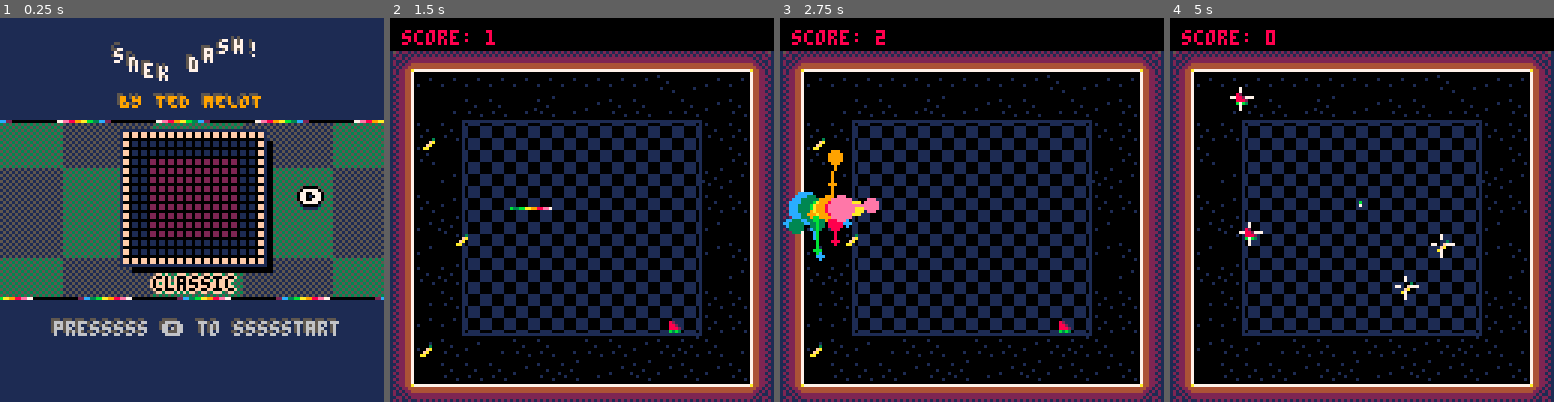
Above: before the commit, frames 1-4 (left to right).
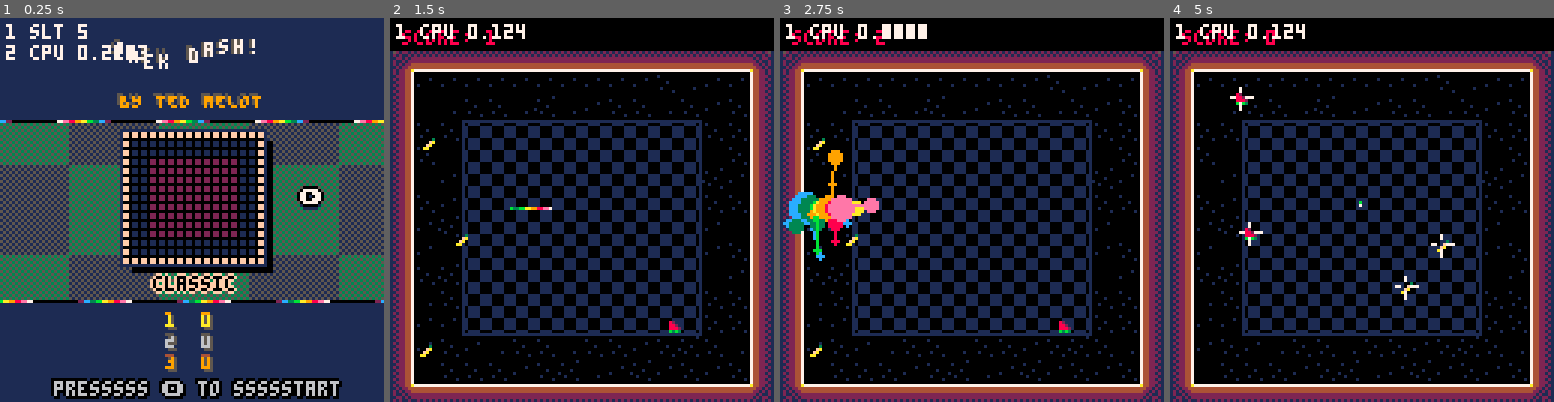
Above: after the commit, the same moments.

Repository: tmelot2/pico-8
Game: PICO-8 cartridge snek-dash.p8
The game is run twice, just before and just after one commit, with the same random seed, the same clock (stepped at 60 frames per second) and the same inputs.
Inputs:
- Up to frame 1 (0.25 s): no input
- Up to frame 2 (1.5 s): tap X (X key) at 0.33, 1.07 s; tap O (Z key) at 0.7 s
- Up to frame 3 (2.75 s): hold Right 1.6-2.1 s; tap O (Z key) at 1.7, 2.1, 2.5 s; tap X (X key) at 1.85 s; hold Up 2.15-2.42 s; hold Right from 2.47 s (still down)
- Up to frame 4 (5 s): tap O (Z key) every 0.4 s from 2.9 to 4.9 s; tap X (X key) at 2.97, 4.08 s; release Right at 3.03 s; hold Left 3.08-3.58 s; hold Down 3.63-3.97 s; hold Right 4.02-4.68 s; hold Up from 4.73 s (still down)

The runs differ from the first frame. In frame 1, 10% of the frame differs, in the area x 0-100%, y 1-100%; in frame 2, 0.5%; in frame 3, 0.7%; in frame 4, 0.5%.

Commit message:
Add high scores on level sclect

Diff:
--- a/snek-dash.p8
+++ b/snek-dash.p8
@@ -139,7 +139,7 @@
   end
 
   addDebug('cpu '..stat(1))
-  -- drawDebug(1,-5)
+  drawDebug(1,-5)
 end
 
 
@@ -149,6 +149,7 @@
 	slt=5 -- select level timer, for anim
 	dir=0 --0 left, 1 right
 	if (play_music) music(3)
+	hs=read_scores(curLevel)
 end
 
 function titleupdate()
@@ -158,6 +159,7 @@
 	if btnp(0) then
 		if curLevel>1 then
 			curLevel-=1
+			hs=read_scores(curLevel)
 			sfx(6)
 			slt=0
 			dir=0
@@ -165,6 +167,7 @@
 	elseif btnp(1) then
 		if curLevel<#levels then
 			curLevel+=1
+			hs=read_scores(curLevel)
 			sfx(6)
 			slt=0
 			dir=1
@@ -190,7 +193,7 @@
   rectfill(0,0,screenwidth, screenheight, 1)
 
   -- scrolling bg
-  clip(0,34,128,59)
+  clip(0,34,128,60)
   w=30
   speed=2
   for x=-2, 1+screenwidth/w do
@@ -199,8 +202,8 @@
       x1=(-timer/speed%w)+x*w
       y1=(-timer/speed%w)+y*w
 
-      x1+=abs(9*cos((timer+130)/270)+2)
-      y1+=5*sin(timer/140)+1
+      x1+=abs(13*cos((timer+130)/270)+2) + 4*cos(timer/400)
+      y1+=3*sin(timer/140)+1
 
       rectfill(x1,y1, x1+w,y1+w, c)
       -- rect(x1,y1, x1+w,y1+w, 2)
@@ -208,9 +211,9 @@
   end
   clip()
 
-  -- overlay
+  -- faded overlay
   fillp(▒)
-  rectfill(0,34,128,93,5)
+  rectfill(0,34,128,94,5)
   fillp()
   borderpal={}
   len=#snakepalette
@@ -226,14 +229,14 @@
     pset(128-x,34,c)
     -- pset(128-x,32,c)
     -- pset(x,92,c)
-    pset(x,93,c)
+    pset(x,94,c)
   end
 
   local titletxt="snek dash!"
   x=27
-  y=11
-  wavyPrint(titletxt, x, y, 5, 5)
-  wavyPrint(titletxt, x+1, y+1, 5, 7)
+  y=9
+  wavyPrint(titletxt, x, y, 2, 5)
+  wavyPrint(titletxt, x+1, y+1, 3, 7)
 
   -- words
   local bx=40
@@ -243,10 +246,15 @@
   print(byStr, bx, by, 9)
 
   local bx=18
-  local by=103
+  local by=122
   local startStr = "presssss 🅾️ to ssssstart"
-  wavyPrintAll(startStr, bx-1, by-1, 2, 5)
-  wavyPrintAll(startStr, bx, by, 2, 6)
+  wavyPrintAll(startStr, bx-1, by-1, 1, 0)
+  wavyPrintAll(startStr, bx-1, by, 1, 0)
+  wavyPrintAll(startStr, bx, by-1, 1, 0)
+  wavyPrintAll(startStr, bx+1, by+1, 1, 0)
+  wavyPrintAll(startStr, bx+1, by, 1, 0)
+  wavyPrintAll(startStr, bx, by+1, 1, 0)
+  wavyPrintAll(startStr, bx, by, 1, 6)
 
   -- tiny map
   sx,sy=40,38
@@ -282,6 +290,34 @@
     print('➡️',100,2+56+yy,0)
     print('➡️',100,2+55+yy,7)
   end
+
+  -- top 3 scores
+  n1='1'..' '..hs[1].name..' '..hs[1].score
+  n2='2'..' '..hs[2].name..' '..hs[2].score
+  n3='3'..' '..hs[3].name..' '..hs[3].score
+  y=98
+  inc=7
+
+  -- #1
+  print(n1, hcenter(n1)+1, y+1, 5)
+  print(n1, hcenter(n1), y, 10)
+  clip(0,y,128,1)
+  print(n1, hcenter(n1), y, 9)
+  clip()
+
+  -- #2
+  print(n2, hcenter(n2)+1, y+inc+1, 5)
+  print(n2, hcenter(n2), y+inc, 6)
+  clip(0,y+inc,128,1)
+  print(n2, hcenter(n2), y+inc, 5)
+  clip()
+
+  -- #3
+  print(n3, hcenter(n3)+1, y+2*inc+1, 5)
+  print(n3, hcenter(n3), y+2*inc, 9)
+  clip(0,y+2*inc,128,1)
+  print(n3, hcenter(n3), y+2*inc, 4)
+  clip()
 end
 
 function draw_tiny_map(num,atx,aty)
@@ -1012,6 +1048,12 @@
 			break
 		end
 		write_score(level_num, scores[i].score, scores[i].name, i)
+	end
+end
+
+function reset_high_scores()
+	for i=0,255 do
+		poke(0x5e00+i, 0)
 	end
 end
 
